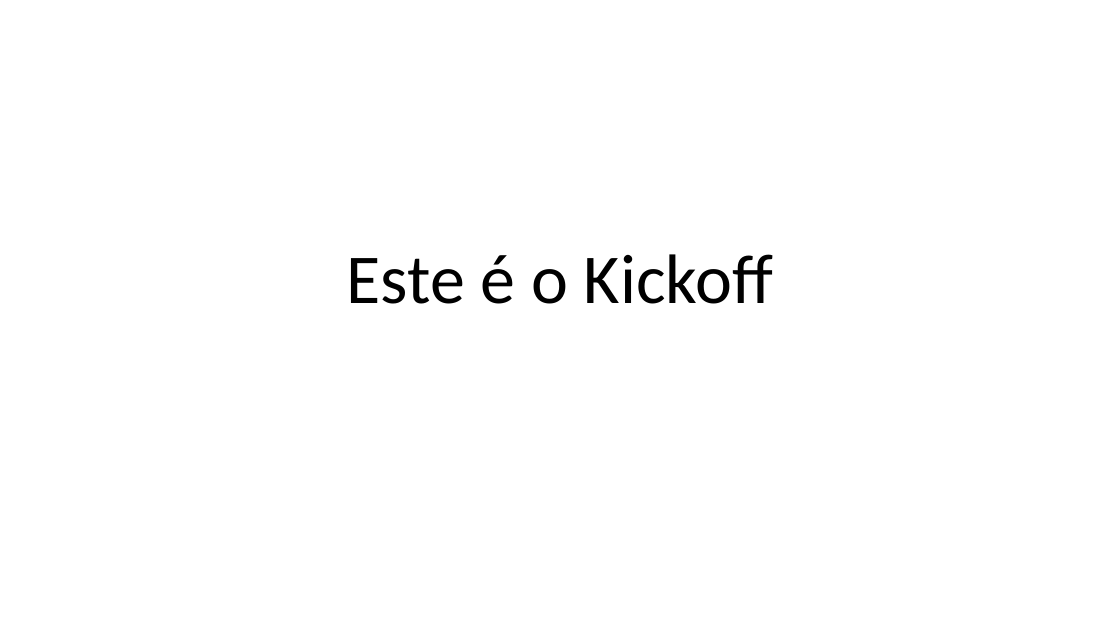
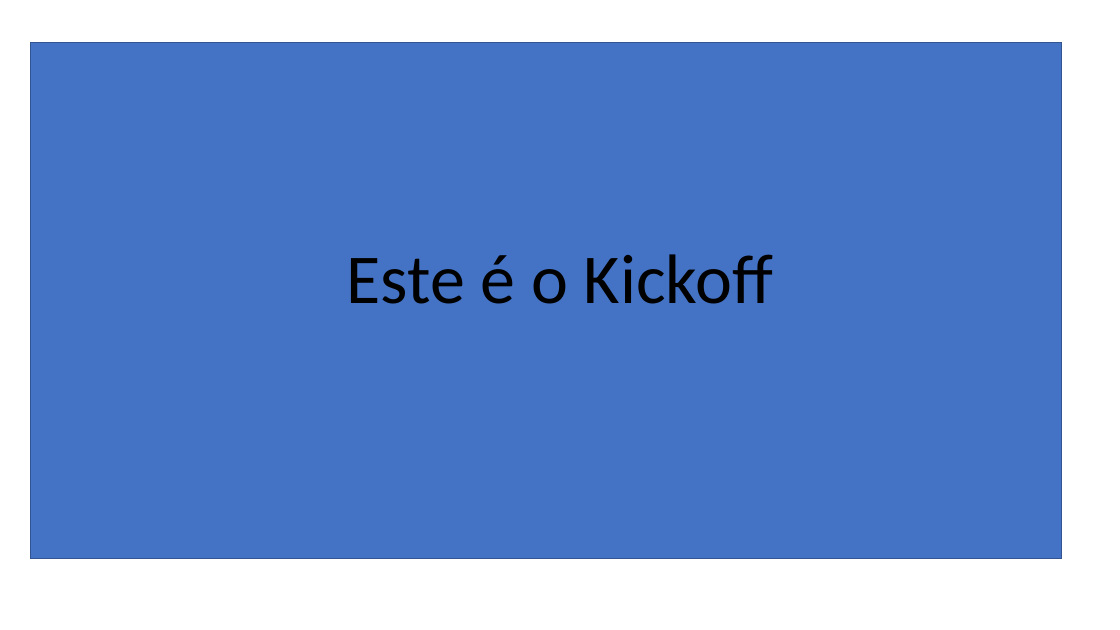
Before and after one commit to LuizFFarias/2TDSPF-exemploGIT-2024, a slide deck: slide 1 of PastaDocumentos/KickOff.pptx. Drawn at 1120x630 pixels with LibreOffice and Linux fonts; fonts in the diff are those of the drawing. Boxes give left, top, right and bottom in pixels: in the first picture for what was removed or moved away, otherwise in the second. Text is boxed around its words. In the diff, an @@ line names an element or a change of style, - is before the commit and + after.

Commit message:
Versão 2 do kicof

```diff
--- a/PastaDocumentos/KickOff.pptx
+++ b/PastaDocumentos/KickOff.pptx
@@ rectangle added at bbox=[30, 43, 1062, 559], fill #4472C4, outline #325491 1 pt @@
```
